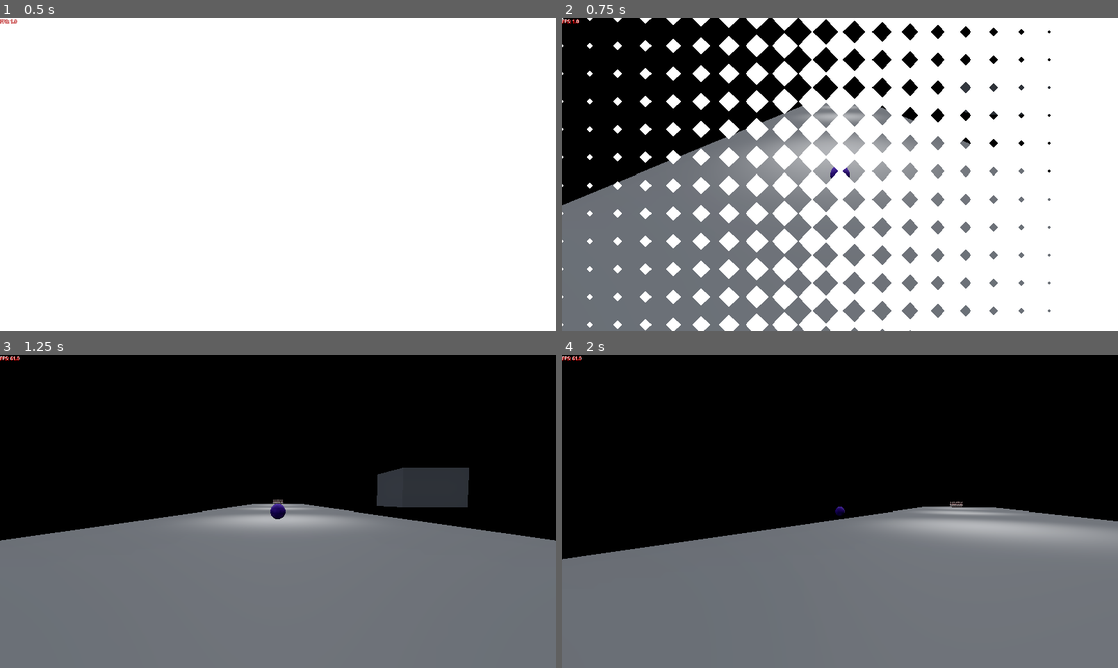
Above: before the commit, frames 1-4 (two rows, left to right).
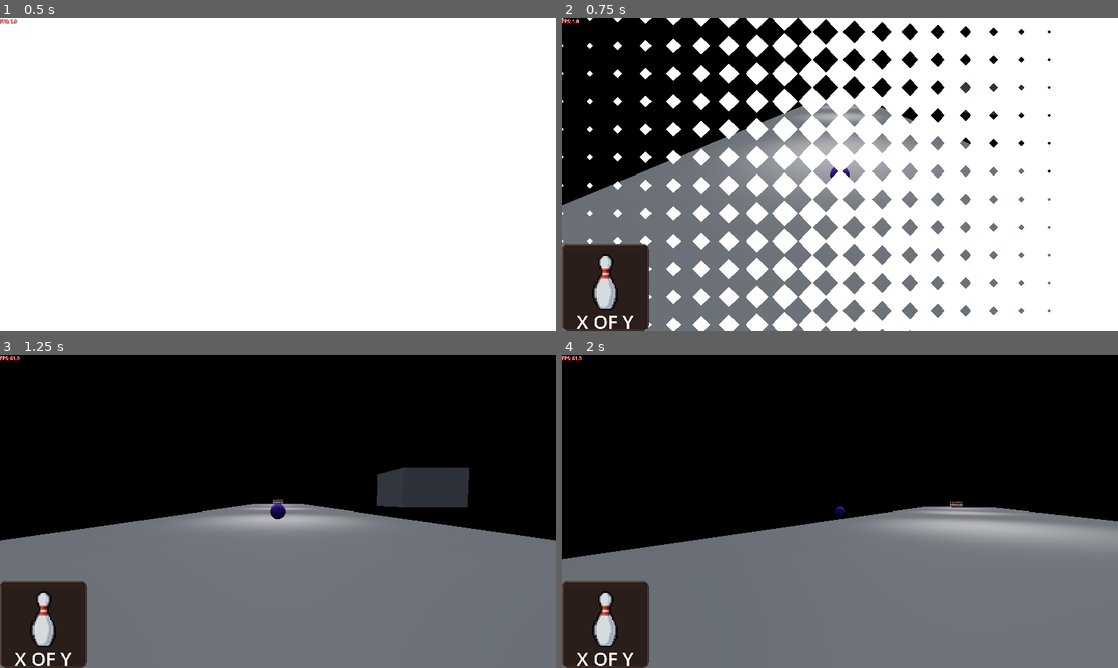
Above: after the commit, the same moments.

Repository: Cami-Cat/Dink-2026
Game: Godot game, scene res://Scenes/Core/GameCore/game_core.tscn
The game is run twice, just before and just after one commit, with the same random seed, the same clock (stepped at 60 frames per second) and the same inputs.
Inputs (mouse positions are in pixels of both pictures, inside the frame that each line leads up to):
- Up to frame 1 (0.5 s): no input
- Up to frame 2 (0.75 s): move the mouse to (962, 158) at 0.52 s; click (962, 158) at 0.6 s
- Up to frame 3 (1.25 s): right-click (400, 495) at 0.8 s
- Up to frame 4 (2 s): tap Enter at 1.25 s; drag from (728, 527) to (812, 574) at 1.27 s

Frame 1 is identical in both runs. In frame 2, 4.3% of the frame differs, in the area x 0-16%, y 72-100%; in frame 3, 4.3%; in frame 4, 4.3%.

Commit message:
ui changes

Diff:
--- /dev/null
+++ b/Scenes/UI/Camera/camera_rotate.gd
@@ -0,0 +1,29 @@
+class_name CameraRotateUI
+extends Control
+
+@onready var main_camera:FollowCamera = get_tree().get_first_node_in_group("MainCamera")
+
+func _ready() -> void:
+	visible = false
+	main_camera.camera_rotating.connect(_handle_camera_rotating)
+
+func _handle_camera_rotating(state:bool):
+	if state:
+		if visible:
+			return
+		else:
+			visibility_tween(true)
+	else:
+		if visible:
+			visibility_tween(false)
+	pass
+
+func visibility_tween(state:bool):
+	var new_tween:Tween = get_tree().create_tween()
+	if state:
+		visible = true
+		new_tween.tween_property(self,"modulate",Color(1.0,1.0,1.0,0.8),0.1)
+	else:
+		new_tween.tween_property(self,"modulate",Color(1.0,1.0,1.0,0.0),0.1)
+		new_tween.chain().tween_property(self,"visible",false,0.0)
+	pass
--- /dev/null
+++ b/Scenes/UI/Camera/camera_rotate.tscn
@@ -0,0 +1,61 @@
+[gd_scene format=3 uid="uid://c5b1bjg5r2xkw"]
+
+[ext_resource type="Script" uid="uid://btvid0sg7xws3" path="res://Scenes/UI/Camera/camera_rotate.gd" id="1_d1abq"]
+[ext_resource type="Texture2D" uid="uid://k4ryrc84jfgx" path="res://Scenes/UI/Camera/T_Camera_Rotate_Icon.png" id="1_icyi1"]
+
+[node name="CameraRotate" type="Control" unique_id=543208834]
+modulate = Color(1, 1, 1, 0.90000004)
+layout_mode = 3
+anchors_preset = 15
+anchor_right = 1.0
+anchor_bottom = 1.0
+grow_horizontal = 2
+grow_vertical = 2
+script = ExtResource("1_d1abq")
+
+[node name="TextureRect" type="TextureRect" parent="." unique_id=149625342]
+layout_mode = 1
+anchors_preset = 1
+anchor_left = 1.0
+anchor_right = 1.0
+offset_left = -128.0
+offset_bottom = 128.0
+grow_horizontal = 0
+texture = ExtResource("1_icyi1")
+expand_mode = 1
+
+[node name="TextureRect2" type="TextureRect" parent="." unique_id=943473944]
+layout_mode = 1
+offset_right = 128.0
+offset_bottom = 128.0
+texture = ExtResource("1_icyi1")
+expand_mode = 1
+flip_h = true
+
+[node name="TextureRect3" type="TextureRect" parent="." unique_id=1593308390]
+layout_mode = 1
+anchors_preset = 3
+anchor_left = 1.0
+anchor_top = 1.0
+anchor_right = 1.0
+anchor_bottom = 1.0
+offset_left = -128.0
+offset_top = -128.0
+grow_horizontal = 0
+grow_vertical = 0
+texture = ExtResource("1_icyi1")
+expand_mode = 1
+flip_v = true
+
+[node name="TextureRect4" type="TextureRect" parent="." unique_id=1077112611]
+layout_mode = 1
+anchors_preset = 2
+anchor_top = 1.0
+anchor_bottom = 1.0
+offset_top = -128.0
+offset_right = 128.0
+grow_vertical = 0
+texture = ExtResource("1_icyi1")
+expand_mode = 1
+flip_h = true
+flip_v = true
--- /dev/null
+++ b/Scenes/UI/Camera/camera_zoom.gd
@@ -0,0 +1,35 @@
+class_name CameraZoomUI
+extends Control
+
+@onready var progress_bar: ProgressBar = $HBoxContainer/ProgressBar
+
+@onready var main_camera:FollowCamera = get_tree().get_first_node_in_group("MainCamera")
+
+@onready var fade_out_timer: Timer = $FadeOutTimer
+
+func _ready() -> void:
+	modulate = Color(1.0,1.0,1.0,0.0)
+	main_camera.zoom_changed.connect(_handle_camera_zoom_changed)
+
+func _handle_camera_zoom_changed(new_percentage:float):
+	progress_bar.value = progress_bar.max_value * new_percentage
+	fade_in(true)
+	fade_out_timer.start(2.0)
+
+func fade_in(state:bool):
+	var new_tween:Tween = get_tree().create_tween()
+	var modulate_color:Color
+	var time_taken:float
+	if state:
+		modulate_color = Color.WHITE
+		time_taken = 0.2
+	else:
+		modulate_color = Color(1.0,1.0,1.0,0.0)
+		time_taken = 1.0
+
+	new_tween.tween_property(self,"modulate",modulate_color,time_taken)
+
+
+func _on_fade_out_timer_timeout() -> void:
+	fade_in(false)
+	pass # Replace with function body.
--- /dev/null
+++ b/Scenes/UI/Camera/camera_zoom.tscn
@@ -0,0 +1,50 @@
+[gd_scene format=3 uid="uid://b588lkljesnen"]
+
+[ext_resource type="Script" uid="uid://cgh6sdh0mrj0n" path="res://Scenes/UI/Camera/camera_zoom.gd" id="1_lkx47"]
+[ext_resource type="Texture2D" uid="uid://c58jr6gmkm5um" path="res://Scenes/UI/Camera/T_Camera_Zoom_Icon.png" id="1_q01ec"]
+
+[node name="CameraZoom" type="Control" unique_id=923443839]
+layout_mode = 3
+anchors_preset = 15
+anchor_right = 1.0
+anchor_bottom = 1.0
+grow_horizontal = 2
+grow_vertical = 2
+script = ExtResource("1_lkx47")
+
+[node name="HBoxContainer" type="HBoxContainer" parent="." unique_id=1921542962]
+custom_minimum_size = Vector2(100, 100)
+layout_mode = 1
+anchors_preset = 11
+anchor_left = 1.0
+anchor_right = 1.0
+anchor_bottom = 1.0
+offset_left = -8.0
+grow_horizontal = 0
+grow_vertical = 2
+
+[node name="TextureRect" type="TextureRect" parent="HBoxContainer" unique_id=1597003812]
+custom_minimum_size = Vector2(128, 128)
+layout_mode = 2
+size_flags_horizontal = 4
+size_flags_vertical = 4
+texture = ExtResource("1_q01ec")
+expand_mode = 1
+
+[node name="ProgressBar" type="ProgressBar" parent="HBoxContainer" unique_id=1081045579]
+custom_minimum_size = Vector2(50, 500)
+layout_mode = 2
+size_flags_horizontal = 10
+size_flags_vertical = 4
+value = 100.0
+fill_mode = 3
+show_percentage = false
+
+[node name="Control" type="Control" parent="HBoxContainer" unique_id=1722239768]
+clip_contents = true
+custom_minimum_size = Vector2(100, 0)
+layout_mode = 2
+
+[node name="FadeOutTimer" type="Timer" parent="." unique_id=308078732]
+
+[connection signal="timeout" from="FadeOutTimer" to="." method="_on_fade_out_timer_timeout"]
--- /dev/null
+++ b/Scenes/UI/Game/pin_tracker.gd
@@ -0,0 +1,9 @@
+class_name PinTracker
+extends Control
+
+func _handle_pins_required_changed(new_required:float):
+
+	pass
+
+func _handle_pins_knocked_changed(new_total:float):
+	pass
--- /dev/null
+++ b/Scenes/UI/Game/pin_tracker.tscn
@@ -0,0 +1,63 @@
+[gd_scene format=3 uid="uid://bgvics4yayohv"]
+
+[ext_resource type="Script" uid="uid://d4ffcc6jb8p7" path="res://Scenes/UI/Game/pin_tracker.gd" id="1_cl5la"]
+[ext_resource type="Texture2D" uid="uid://bouuh5dsowx3w" path="res://Assets/Sprites/T_Brown_Rounded_9Rect.png" id="1_x50px"]
+[ext_resource type="Texture2D" uid="uid://d36ids3c1lvk0" path="res://Assets/Sprites/T_Pin_Icon.png" id="2_cl5la"]
+
+[node name="PinTracker" type="Control" unique_id=1962839099]
+layout_mode = 3
+anchors_preset = 15
+anchor_right = 1.0
+anchor_bottom = 1.0
+grow_horizontal = 2
+grow_vertical = 2
+script = ExtResource("1_cl5la")
+
+[node name="NinePatchRect" type="NinePatchRect" parent="." unique_id=1422815879]
+layout_mode = 1
+anchors_preset = 15
+anchor_right = 1.0
+anchor_bottom = 1.0
+grow_horizontal = 2
+grow_vertical = 2
+texture = ExtResource("1_x50px")
+region_rect = Rect2(0, 0, 39, 39)
+patch_margin_left = 20
+patch_margin_top = 20
+patch_margin_right = 20
+patch_margin_bottom = 20
+
+[node name="TextureRect" type="TextureRect" parent="NinePatchRect" unique_id=989837730]
+custom_minimum_size = Vector2(192, 192)
+layout_mode = 1
+anchors_preset = 8
+anchor_left = 0.5
+anchor_top = 0.5
+anchor_right = 0.5
+anchor_bottom = 0.5
+offset_left = -95.0
+offset_top = -114.0
+offset_right = 97.0
+offset_bottom = 78.0
+grow_horizontal = 2
+grow_vertical = 2
+texture = ExtResource("2_cl5la")
+
+[node name="RichTextLabel" type="RichTextLabel" parent="NinePatchRect" unique_id=1366952399]
+layout_mode = 1
+anchors_preset = 8
+anchor_left = 0.5
+anchor_top = 0.5
+anchor_right = 0.5
+anchor_bottom = 0.5
+offset_left = -219.0
+offset_top = 74.0
+offset_right = 218.5
+offset_bottom = 162.0
+grow_horizontal = 2
+grow_vertical = 2
+theme_override_font_sizes/normal_font_size = 64
+text = "X OF Y"
+fit_content = true
+horizontal_alignment = 1
+vertical_alignment = 1
--- a/Scenes/UI/ui_main.tscn
+++ b/Scenes/UI/ui_main.tscn
@@ -1,8 +1,11 @@
-[gd_scene load_steps=2 format=3 uid="uid://c76m4hlgodjv4"]
+[gd_scene format=3 uid="uid://c76m4hlgodjv4"]
 
 [ext_resource type="Script" uid="uid://b33l07rn455xp" path="res://Scripts/UI/Menu/ui_main.gd" id="1_v7lif"]
+[ext_resource type="PackedScene" uid="uid://b588lkljesnen" path="res://Scenes/UI/Camera/camera_zoom.tscn" id="2_pclsy"]
+[ext_resource type="PackedScene" uid="uid://c5b1bjg5r2xkw" path="res://Scenes/UI/Camera/camera_rotate.tscn" id="3_b2hoh"]
+[ext_resource type="PackedScene" uid="uid://bgvics4yayohv" path="res://Scenes/UI/Game/pin_tracker.tscn" id="4_h3s1k"]
 
-[node name="UiMain" type="Control"]
+[node name="UiMain" type="Control" unique_id=276468403]
 layout_mode = 3
 anchors_preset = 15
 anchor_right = 1.0
@@ -12,7 +15,7 @@
 mouse_filter = 2
 script = ExtResource("1_v7lif")
 
-[node name="Control" type="Control" parent="."]
+[node name="Control" type="Control" parent="." unique_id=1215020536]
 layout_mode = 1
 anchors_preset = 15
 anchor_right = 1.0
@@ -20,3 +23,20 @@
 grow_horizontal = 2
 grow_vertical = 2
 mouse_filter = 2
+
+[node name="CameraZoom" parent="Control" unique_id=923443839 instance=ExtResource("2_pclsy")]
+layout_mode = 1
+
+[node name="PinTracker" parent="Control" unique_id=1962839099 instance=ExtResource("4_h3s1k")]
+custom_minimum_size = Vector2(300, 300)
+layout_mode = 1
+anchors_preset = 2
+anchor_top = 1.0
+anchor_right = 0.0
+offset_top = -300.0
+offset_right = 300.0
+grow_horizontal = 1
+grow_vertical = 0
+
+[node name="CameraRotate" parent="Control" unique_id=543208834 instance=ExtResource("3_b2hoh")]
+layout_mode = 1
--- a/Scripts/UI/Menu/ui_main.gd
+++ b/Scripts/UI/Menu/ui_main.gd
@@ -1,6 +1,7 @@
 class_name UiMain
 extends Control
 
+@onready var camera_zoom: Control = $Control/CameraZoom
 
 @onready var control: Control = $Control
 
--- a/Scripts/Viewports/Camera/main_camera.gd
+++ b/Scripts/Viewports/Camera/main_camera.gd
@@ -1,6 +1,9 @@
 class_name FollowCamera extends Camera3D
 
 const CAMERA_GROUP : StringName = &"Camera"
+
+signal zoom_changed(percentage:float)
+signal camera_rotating(state:bool)
 
 @export var follow_target : Node3D
 @export var follow_distance : float = 15.0
@@ -46,9 +49,11 @@
 func _input(event: InputEvent) -> void:
 	if Input.is_action_just_pressed("RightClick"):
 		is_orbiting = true
+		camera_rotating.emit(true)
 		Input.mouse_mode = Input.MOUSE_MODE_CAPTURED
 	if Input.is_action_just_released("RightClick"):
 		is_orbiting = false
+		camera_rotating.emit(false)
 		Input.mouse_mode = Input.MOUSE_MODE_VISIBLE
 	if event is InputEventMouseMotion:
 		if !is_orbiting: return
@@ -61,9 +66,11 @@
 	if event is InputEventMouseButton:
 		if event.button_index == MOUSE_BUTTON_WHEEL_DOWN:
 			follow_distance = clampf(follow_distance + scroll_distance_change, min_follow_distance, max_follow_distance)
+			zoom_changed.emit((follow_distance - min_follow_distance) / (max_follow_distance - min_follow_distance))
 			return
 		if event.button_index == MOUSE_BUTTON_WHEEL_UP:
 			follow_distance = clampf(follow_distance - scroll_distance_change, min_follow_distance, max_follow_distance)
+			zoom_changed.emit((follow_distance - min_follow_distance) / (max_follow_distance - min_follow_distance))
 			return
 
 func _reset() -> void:
Binary file added: Assets/Sprites/T_Brown_Rounded_9Rect.png
Not shown, added: Assets/Sprites/T_Brown_Rounded_9Rect.png.import
Binary file added: Assets/Sprites/T_Pin_Icon.png
Not shown, added: Assets/Sprites/T_Pin_Icon.png.import
Binary file added: Scenes/UI/Camera/T_Camera_Rotate_Icon.png
Not shown, added: Scenes/UI/Camera/T_Camera_Rotate_Icon.png.import
Binary file added: Scenes/UI/Camera/T_Camera_Zoom_Icon.png
Not shown, added: Scenes/UI/Camera/T_Camera_Zoom_Icon.png.import
Not shown, added: Scenes/UI/Camera/camera_rotate.gd.uid
Not shown, added: Scenes/UI/Camera/camera_zoom.gd.uid
Not shown, added: Scenes/UI/Game/pin_tracker.gd.uid
